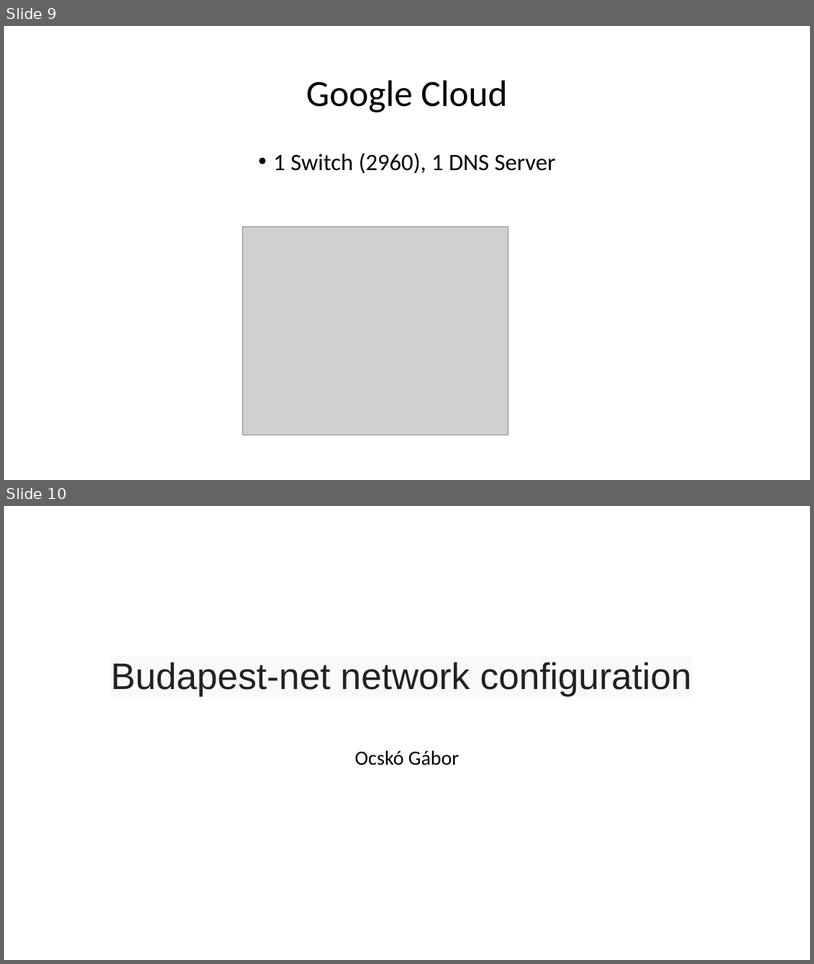
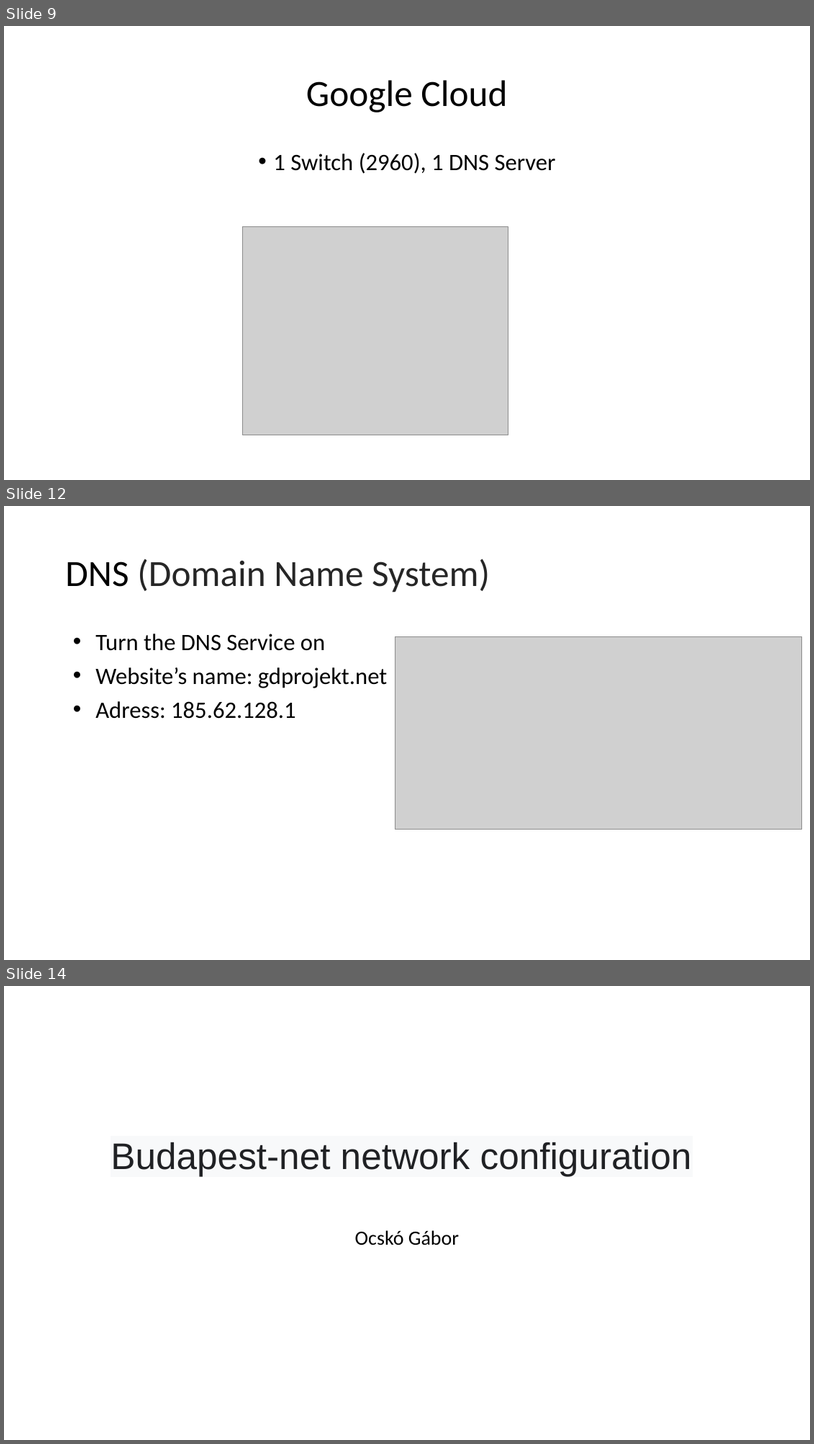
Before and after one commit to I-Izumi/School-project-network, a slide deck: Prezentációk/Projekt_English.pptx. Shown one above the other, each under a label of ours: slides 9 and 10 before the commit, slides 9, 12 and 14 after it; the slides between them are not shown. The pictures are 814x964 and 814x1444 pixels, drawn with LibreOffice and Linux fonts; fonts in the diff are those of the drawing; grey boxes stand for pictures. Boxes give left, top, right and bottom in pixels: in the first picture for what was removed or moved away, otherwise in the second. Text is boxed around its words. In the diff, an @@ line names an element or a change of style, - is before the commit and + after.

```diff
--- a/Prezentációk/Projekt_English.pptx
+++ b/Prezentációk/Projekt_English.pptx
@@ slide 12 added at (x1=4, y1=506, x2=810, y2=960), background #FFFFFF @@
@@ title added at (x1=65, y1=559, x2=490, y2=592), 44 pt, text #262626 @@
+DNS (Domain Name System)
@@ text added at (x1=95, y1=633, x2=387, y2=718), 28 pt, text #000000 @@
+• Turn the DNS Service on
+• Website’s name: gdprojekt.net
+• Adress: 185.62.128.1
@@ picture added at (x1=396, y1=636, x2=802, y2=830) @@
@@ what was slide 10 is now slide 14 @@
```
Also in this commit, not shown: 2 slides changed, 9 other slides added.
